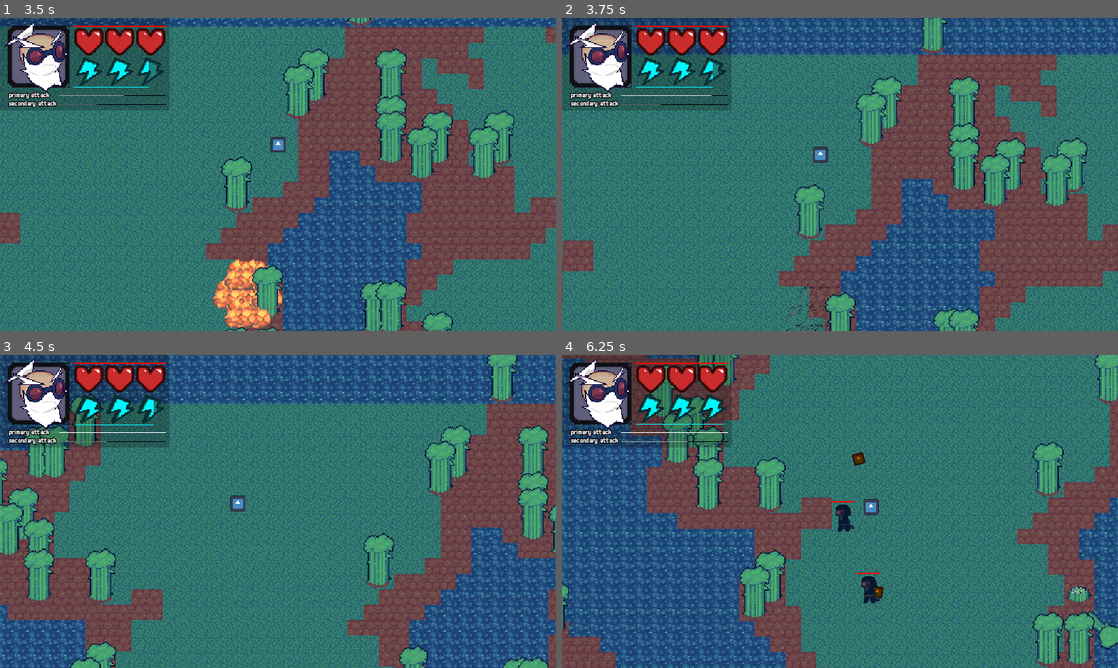
Above: before the commit, frames 1-4 (two rows, left to right).
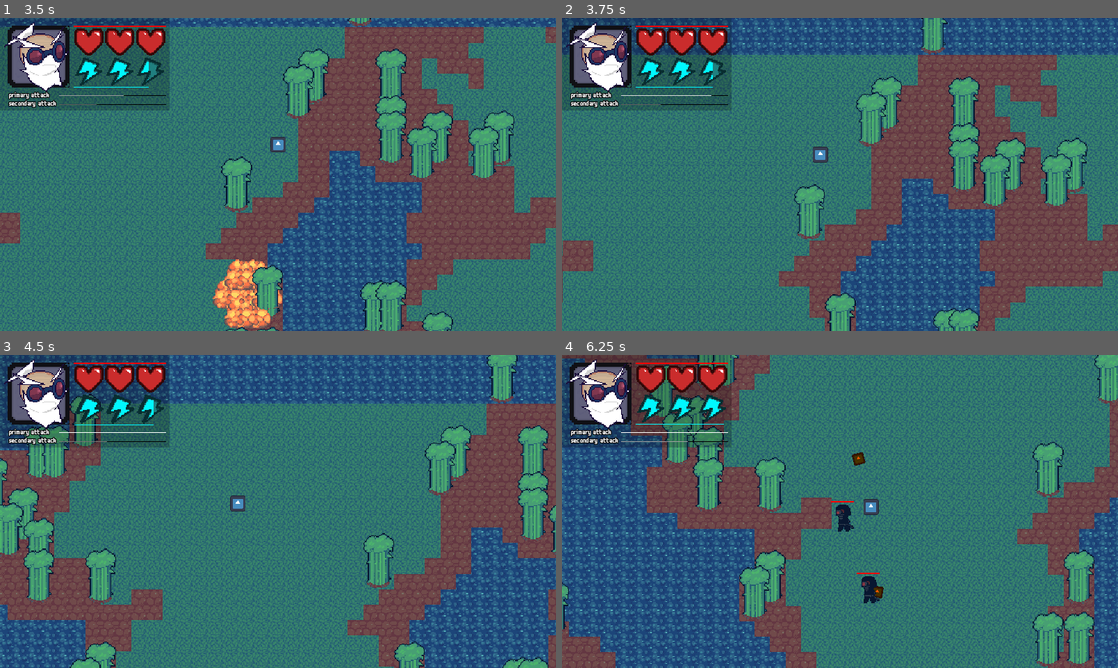
Above: after the commit, the same moments.

Repository: slotling/collateral-damage-gwj71
Game: Godot game, scene res://Scenes/Root/world.tscn
Same seed, same stepped clock (60 frames per second), same inputs: the game is played once before the commit and once after it. The engine's default icon, where the game draws it, is replaced by a stand-in: a white triangle on a blue panel in a dark square.
Inputs (mouse positions are in pixels of both pictures, inside the frame that each line leads up to):
- Up to frame 1 (3.5 s): move the mouse to (400, 158) at 0.52 s; hold D (right) 0.53-1.28 s; click (400, 158) at 0.6 s; move the mouse to (166, 190) at 1.27 s; hold S (backward) 1.28-2.03 s; right-click (166, 190) at 1.35 s; move the mouse to (333, 105) at 2.02 s; hold D (right) 2.03-2.78 s; hold Shift (run) 2.03-2.78 s; move the mouse to (250, 237) at 2.77 s; hold W (forward) from 2.78 s (still down); click (250, 237) at 2.85 s
- Up to frame 2 (3.75 s): move the mouse to (1006, 221) at 3.52 s; release W (forward) at 3.53 s; hold A (left) from 3.53 s (still down); right-click (1006, 221) at 3.6 s
- Up to frame 3 (4.5 s): keep holding A (left); move the mouse to (111, 464) at 4.27 s; tap Shift (run) at 4.35 s
- Up to frame 4 (6.25 s): move the mouse to (867, 511) at 5.02 s; release A (left) at 5.03 s; hold S (backward) 5.03-5.78 s; click (867, 511) at 5.1 s; move the mouse to (756, 433) at 5.77 s; hold D (right) from 5.78 s (still down); right-click (756, 433) at 5.85 s

Frame 1 is identical in both runs. In frame 2, 0.1% of the frame differs, in the area x 40-53%, y 85-100%; in frame 3, 0.3%; in frame 4, 0.9%, in the area x 90-100%, y 62-94%.

Commit message:
work pls

Diff:
--- a/Scenes/Entities/Projectiles/Bomb.gd
+++ b/Scenes/Entities/Projectiles/Bomb.gd
@@ -26,7 +26,7 @@
 	if $UpCurvePath/PathFollow2D.progress_ratio >= 1:
 		detonate()
 
-var explosion_preload = preload("res://Scenes/Entities/Projectiles/Variations/molotov_explosion.tscn")
+var explosion_preload = preload("res://Scenes/Entities/Projectiles/explosion.tscn")
 
 func detonate() -> void:
 	var instance = explosion_preload.instantiate()
--- a/Scenes/Entities/Projectiles/Variations/molotov_bomb.gd
+++ b/Scenes/Entities/Projectiles/Variations/molotov_bomb.gd
@@ -1,4 +1,6 @@
 extends Bomb
+
+var explosion_preload = preload("res://Scenes/Entities/Projectiles/Variations/molotov_explosion.tscn")
 
 func _ready() -> void:
 	Global.play_sound("PlayerSFX", "molotov_t" + str(randi_range(1, 3)), 0, global_position)
Not shown: 2 places in Scenes/Entities/Projectiles/Bomb.tscn that only renumber resources
